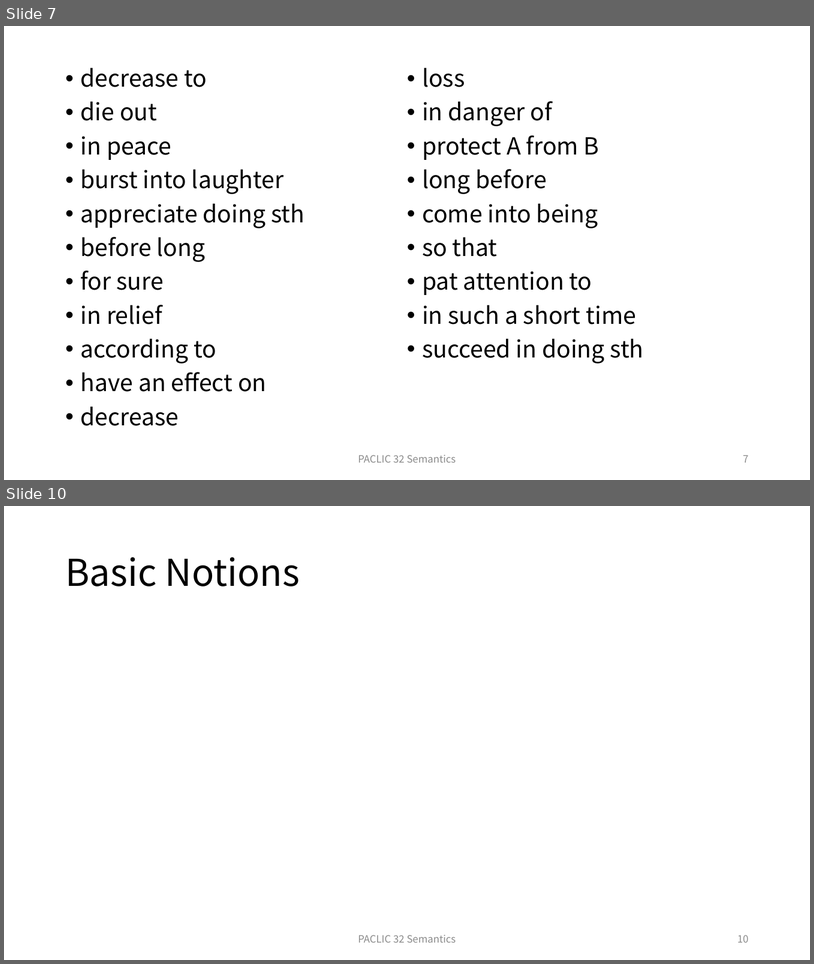
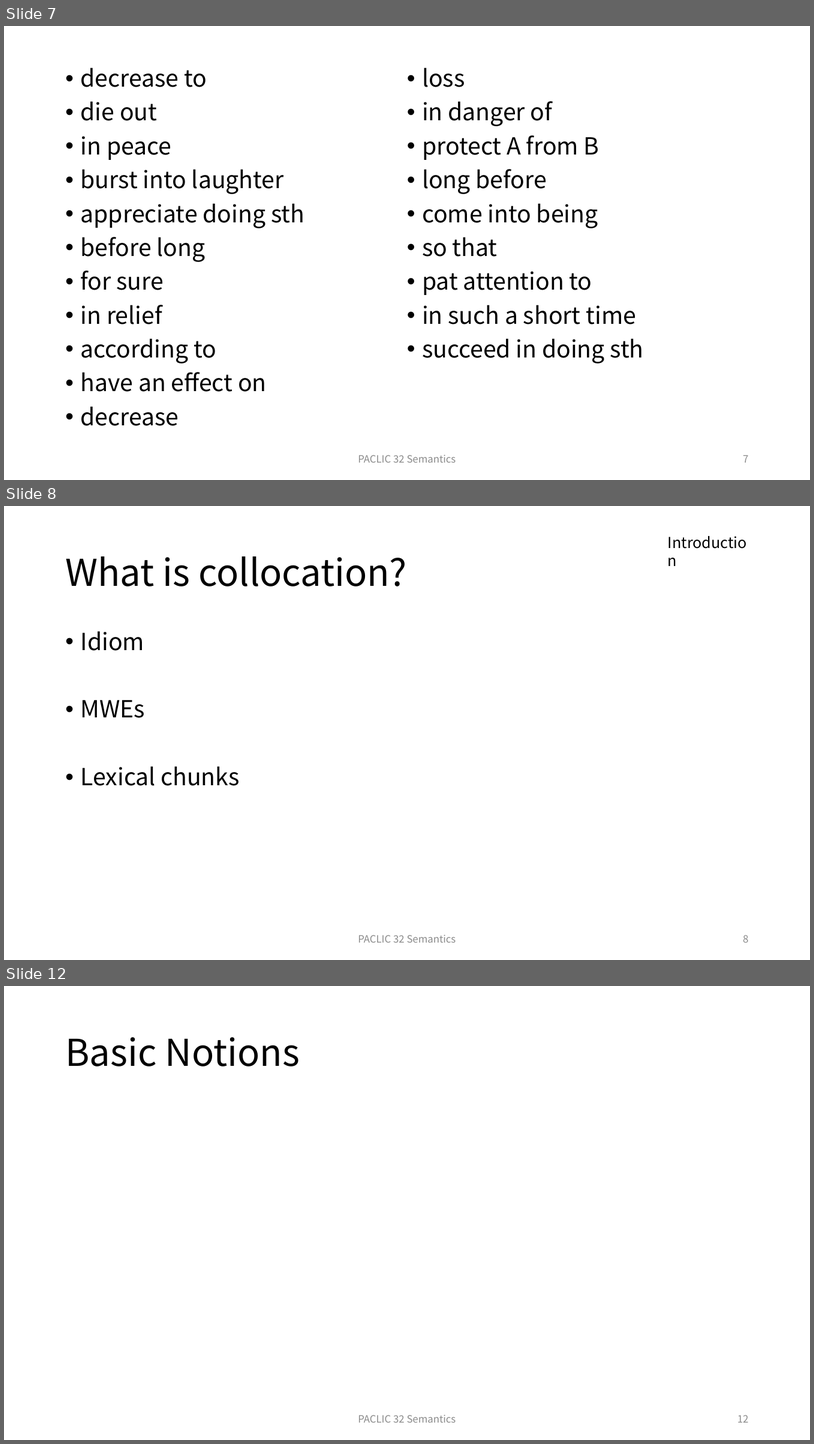
Before and after one commit to xiabo0816/Chinese_MWEs_Representation, a slide deck: PACLIC 32 Semantics session.pptx. Shown one above the other, each under a label of ours: slides 7 and 10 before the commit, slides 7, 8 and 12 after it; the slides between them are not shown. The pictures are 814x964 and 814x1444 pixels, drawn with LibreOffice and Linux fonts; fonts in the diff are those of the drawing. Boxes give left, top, right and bottom in pixels: in the first picture for what was removed or moved away, otherwise in the second. Text is boxed around its words. In the diff, an @@ line names an element or a change of style, - is before the commit and + after.

```diff
--- a/PACLIC 32 Semantics session.pptx
+++ b/PACLIC 32 Semantics session.pptx
@@ slide 8 added at (4, 506, 810, 960), background #FFFFFF @@
@@ text added at (662, 530, 755, 555), 18 pt, text #000000 @@
+Introduction
@@ title added at (65, 556, 407, 586), 44 pt, text #000000 @@
+What is collocation?
@@ text added at (81, 631, 239, 786), 28 pt, text #000000 @@
+• Idiom
+• MWEs
+• Lexical chunks
@@ text added at (358, 934, 456, 942), 12 pt, text #8C8C8C @@
+PACLIC 32 Semantics
@@ page number added at (743, 934, 749, 942), 12 pt, text #8C8C8C @@
+8
@@ what was slide 10 is now slide 12 @@
@@ page number at (738, 1414, 749, 1422): text changed @@
-10
+12
```
Also in this commit, not shown: 4 slides changed, 1 other slide added, 1 other file.
